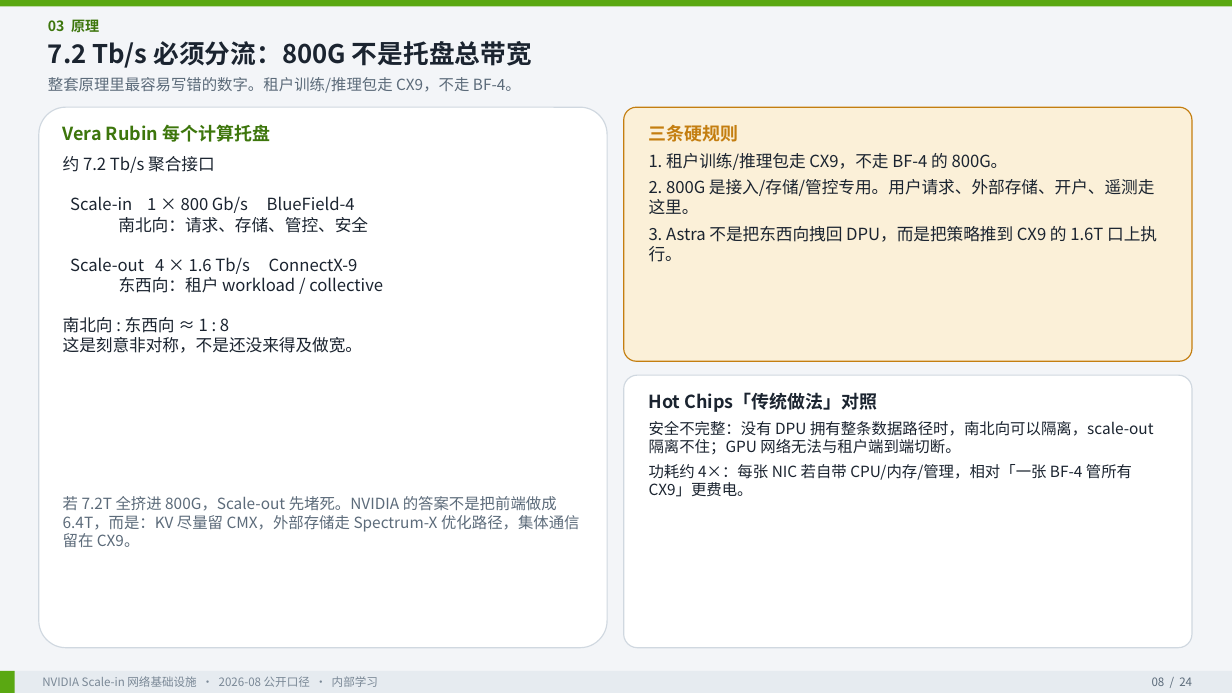
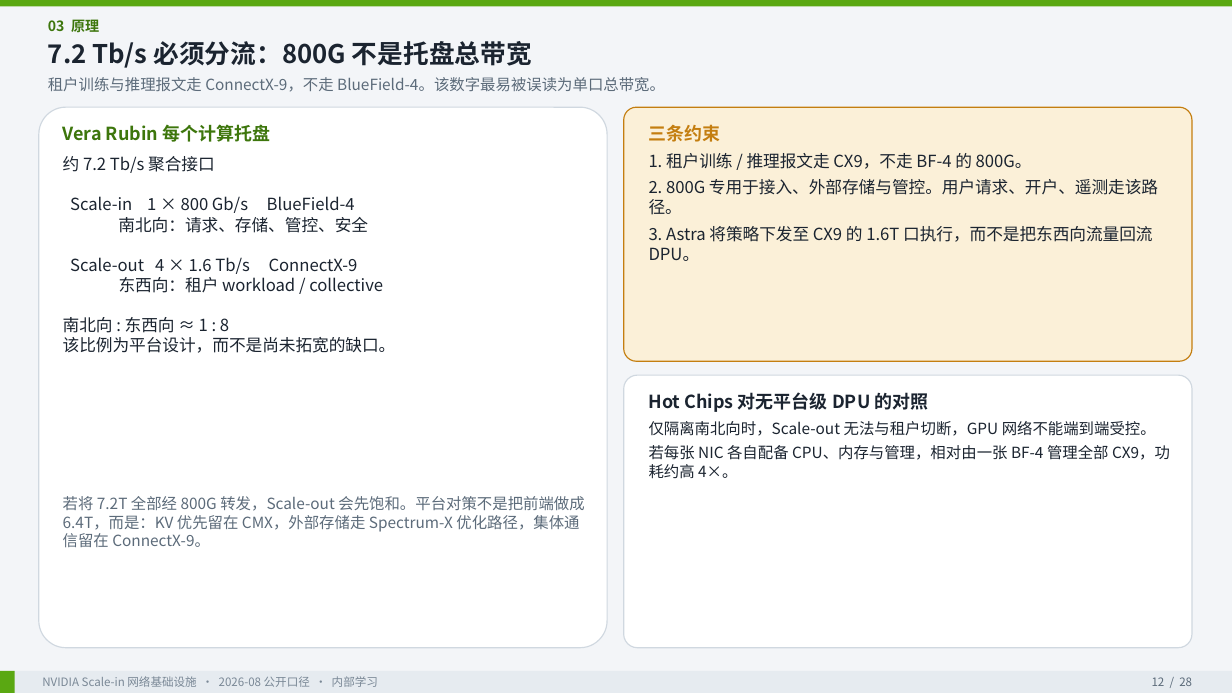
Before and after one commit to ghsshou/ai_work, a slide deck: slide 12 of docs/nvidia-scale-in/NVIDIA_Scale_in_网络基础设施洞察.pptx (slide 8 before the commit). Drawn at 1232x693 pixels with LibreOffice and Linux fonts; fonts in the diff are those of the drawing. Boxes give left, top, right and bottom in pixels: in the first picture for what was removed or moved away, otherwise in the second. Text is boxed around its words. In the diff, an @@ line names an element or a change of style, - is before the commit and + after.

```diff
--- a/docs/nvidia-scale-in/NVIDIA_Scale_in_网络基础设施洞察.pptx
+++ b/docs/nvidia-scale-in/NVIDIA_Scale_in_网络基础设施洞察.pptx
@@ text at (48, 77, 665, 92): text changed @@
-整套原理里最容易写错的数字。租户训练/推理包走 CX9，不走 BF-4。
+租户训练与推理报文走 ConnectX-9，不走 BlueField-4。该数字最易被误读为单口总带宽。
@@ text at (649, 124, 1158, 261): text changed @@
-三条硬规则
-1. 租户训练/推理包走 CX9，不走 BF-4 的 800G。
-2. 800G 是接入/存储/管控专用。用户请求、外部存储、开户、遥测走这里。
-3. Astra 不是把东西向拽回 DPU，而是把策略推到 CX9 的 1.6T 口上执行。
+三条约束
+1. 租户训练 / 推理报文走 CX9，不走 BF-4 的 800G。
+2. 800G 专用于接入、外部存储与管控。用户请求、开户、遥测走该路径。
+3. Astra 将策略下发至 CX9 的 1.6T 口执行，而不是把东西向流量回流 DPU。
@@ text at (63, 156, 396, 353): text changed @@
-约 7.2 Tb/s 聚合接口
-Scale-in 1 × 800 Gb/s BlueField-4
-南北向：请求、存储、管控、安全
-Scale-out 4 × 1.6 Tb/s ConnectX-9
-东西向：租户 workload / collective
-南北向 : 东西向 ≈ 1 : 8
-这是刻意非对称，不是还没来得及做宽。
+约 7.2 Tb/s 聚合接口
+Scale-in 1 × 800 Gb/s BlueField-4
+南北向：请求、存储、管控、安全
+Scale-out 4 × 1.6 Tb/s ConnectX-9
+东西向：租户 workload / collective
+南北向 : 东西向 ≈ 1 : 8
+该比例为平台设计，而不是尚未拓宽的缺口。
@@ text at (649, 392, 1170, 479): text changed @@
-Hot Chips「传统做法」对照
-安全不完整：没有 DPU 拥有整条数据路径时，南北向可以隔离，scale-out 隔离不住；GPU 网络无法与租户端到端切断。
-功耗约 4×：每张 NIC 若自带 CPU/内存/管理，相对「一张 BF-4 管所有 CX9」更费电。
+Hot Chips 对无平台级 DPU 的对照
+仅隔离南北向时，Scale-out 无法与租户切断，GPU 网络不能端到端受控。
+若每张 NIC 各自配备 CPU、内存与管理，相对由一张 BF-4 管理全部 CX9，功耗约高 4×。
@@ text at (63, 496, 584, 548): text changed @@
-若 7.2T 全挤进 800G，Scale-out 先堵死。NVIDIA 的答案不是把前端做成 6.4T，而是：KV 尽量留 CMX，外部存储走 Spectrum-X 优化路径，集体通信留在 CX9。
+若将 7.2T 全部经 800G 转发，Scale-out 会先饱和。平台对策不是把前端做成 6.4T，而是：KV 优先留在 CMX，外部存储走 Spectrum-X 优化路径，集体通信留在 ConnectX-9。
@@ text at (1152, 677, 1192, 686): text changed @@
-08 / 24
+12 / 28
```
Also in this commit, not shown: 23 other slides changed, 4 slides added, 4 other files.
